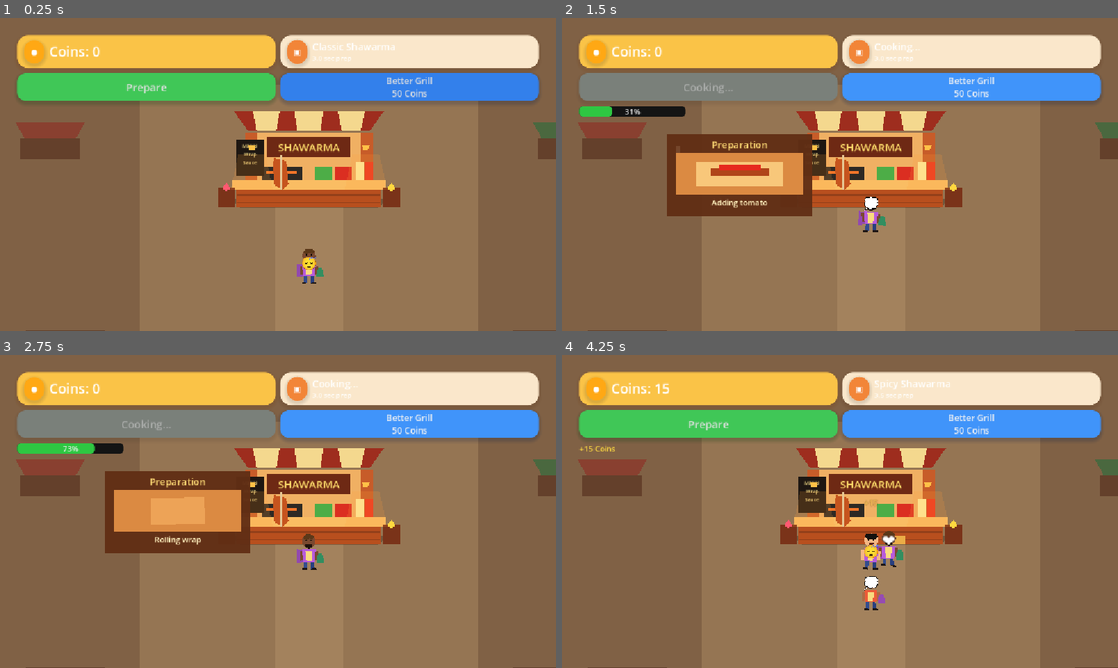
Above: before the commit, frames 1-4 (two rows, left to right).
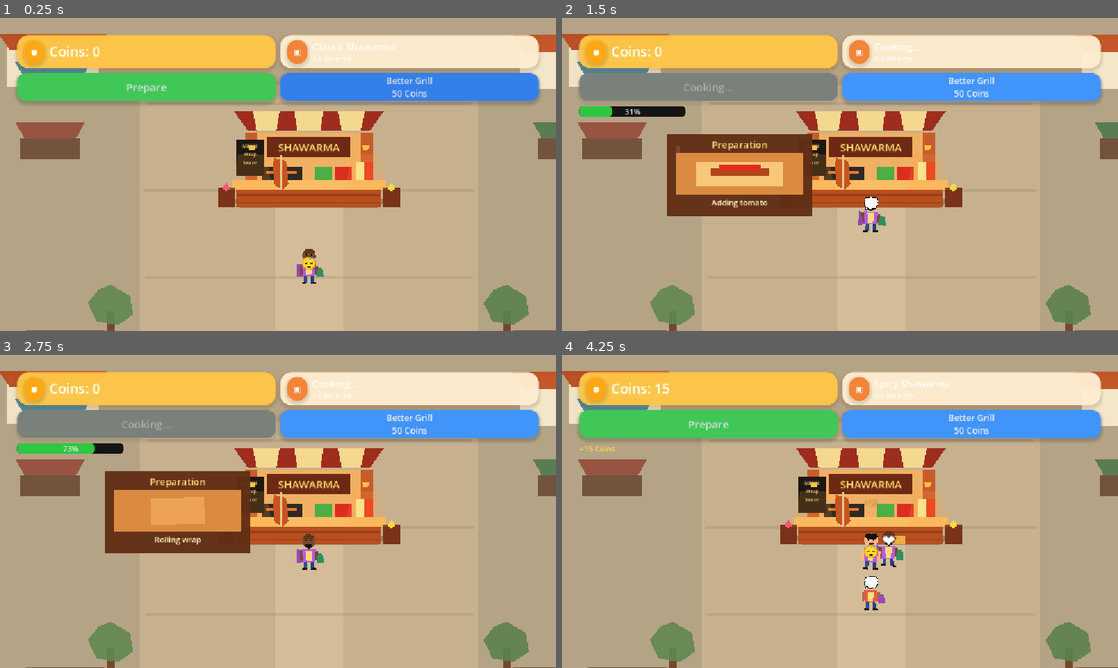
Above: after the commit, the same moments.

Repository: pyto159/ShawarmaEmpire
Game: Godot game, scene res://Scenes/Main.tscn
The game is run twice, just before and just after one commit, with the same random seed, the same clock (stepped at 60 frames per second) and the same inputs.
Inputs:
- Up to frame 1 (0.25 s): no input
- Up to frame 2 (1.5 s): click "Prepare" at 0.5 s; click "Better Grill 50 Coins" at 1.25 s
- Up to frame 3 (2.75 s): click "Better Grill 50 Coins" at 2 s
- Up to frame 4 (4.25 s): click "Better Grill 50 Coins" at 2.75 s

The runs differ from the first frame. In frame 1, 72% of the frame differs, in the area x 0-100%, y 0-100%; in frame 2, 65%; in frame 3, 65%; in frame 4, 72%.

Commit message:
Add Mediterranean market environment theme

Diff:
--- a/shawarma-empire/Scenes/Main.tscn
+++ b/shawarma-empire/Scenes/Main.tscn
@@ -40,7 +40,7 @@
 anchor_bottom = 1.0
 grow_horizontal = 2
 grow_vertical = 2
-color = Color(0.12, 0.07, 0.04, 1)
+color = Color(0.93, 0.72, 0.45, 1)
 
 [node name="HUDLayer" type="CanvasLayer" parent="."]
 layer = 100
@@ -57,26 +57,26 @@
 [node name="BackgroundLayer" type="Node2D" parent="World"]
 z_index = -50
 
-[node name="EveningGlow" type="ColorRect" parent="World/BackgroundLayer"]
+[node name="SunlitSkyWash" type="ColorRect" parent="World/BackgroundLayer"]
 mouse_filter = 2
 offset_right = 1280.0
 offset_bottom = 720.0
-color = Color(0.32, 0.19, 0.11, 1)
-
-[node name="CornerShadeTopLeft" type="Polygon2D" parent="World/BackgroundLayer"]
-color = Color(0.06, 0.035, 0.025, 0.34)
+color = Color(0.98, 0.74, 0.43, 1)
+
+[node name="WarmSunCornerTopLeft" type="Polygon2D" parent="World/BackgroundLayer"]
+color = Color(1, 0.86, 0.5, 0.28)
 polygon = PackedVector2Array(0, 0, 340, 0, 0, 240)
 
-[node name="CornerShadeTopRight" type="Polygon2D" parent="World/BackgroundLayer"]
-color = Color(0.06, 0.035, 0.025, 0.3)
+[node name="WarmSunCornerTopRight" type="Polygon2D" parent="World/BackgroundLayer"]
+color = Color(1, 0.88, 0.56, 0.22)
 polygon = PackedVector2Array(1280, 0, 940, 0, 1280, 250)
 
-[node name="CornerShadeBottomLeft" type="Polygon2D" parent="World/BackgroundLayer"]
-color = Color(0.06, 0.035, 0.025, 0.28)
+[node name="SoftShadeBottomLeft" type="Polygon2D" parent="World/BackgroundLayer"]
+color = Color(0.48, 0.31, 0.17, 0.16)
 polygon = PackedVector2Array(0, 720, 330, 720, 0, 500)
 
-[node name="CornerShadeBottomRight" type="Polygon2D" parent="World/BackgroundLayer"]
-color = Color(0.06, 0.035, 0.025, 0.32)
+[node name="SoftShadeBottomRight" type="Polygon2D" parent="World/BackgroundLayer"]
+color = Color(0.48, 0.31, 0.17, 0.18)
 polygon = PackedVector2Array(1280, 720, 940, 720, 1280, 480)
 
 [node name="GroundLayer" type="Node2D" parent="World"]
@@ -86,7 +86,7 @@
 mouse_filter = 2
 offset_right = 1280.0
 offset_bottom = 720.0
-color = Color(0.5, 0.38, 0.27, 1)
+color = Color(0.71, 0.64, 0.52, 1)
 
 [node name="ClearGameplayArea" type="ColorRect" parent="World/GroundLayer"]
 mouse_filter = 2
@@ -94,7 +94,7 @@
 offset_top = 138.0
 offset_right = 990.0
 offset_bottom = 704.0
-color = Color(0.61, 0.48, 0.34, 0.78)
+color = Color(0.79, 0.7, 0.56, 0.86)
 
 [node name="ServiceLane" type="ColorRect" parent="World/GroundLayer"]
 mouse_filter = 2
@@ -102,7 +102,34 @@
 offset_top = 338.0
 offset_right = 710.0
 offset_bottom = 704.0
-color = Color(0.66, 0.53, 0.38, 0.72)
+color = Color(0.84, 0.75, 0.6, 0.78)
+
+[node name="StonePaverRows" type="Node2D" parent="World/GroundLayer"]
+z_index = 1
+
+[node name="PaverRowTop" type="ColorRect" parent="World/GroundLayer/StonePaverRows"]
+mouse_filter = 2
+offset_left = 304.0
+offset_top = 174.0
+offset_right = 976.0
+offset_bottom = 180.0
+color = Color(0.58, 0.51, 0.42, 0.32)
+
+[node name="PaverRowMiddle" type="ColorRect" parent="World/GroundLayer/StonePaverRows"]
+mouse_filter = 2
+offset_left = 296.0
+offset_top = 354.0
+offset_right = 984.0
+offset_bottom = 360.0
+color = Color(0.58, 0.51, 0.42, 0.28)
+
+[node name="PaverRowBottom" type="ColorRect" parent="World/GroundLayer/StonePaverRows"]
+mouse_filter = 2
+offset_left = 300.0
+offset_top = 534.0
+offset_right = 980.0
+offset_bottom = 540.0
+color = Color(0.58, 0.51, 0.42, 0.26)
 
 [node name="DecorationsLayer" type="Node2D" parent="World"]
 z_index = -20
@@ -152,6 +179,74 @@
 offset_right = 1226.0
 offset_bottom = 668.0
 color = Color(0.32, 0.19, 0.12, 0.68)
+
+
+[node name="LeftPlasterBuilding" type="Node2D" parent="World/DecorationsLayer"]
+position = Vector2(110, 88)
+
+[node name="Wall" type="ColorRect" parent="World/DecorationsLayer/LeftPlasterBuilding"]
+mouse_filter = 2
+offset_left = -96.0
+offset_top = -46.0
+offset_right = 96.0
+offset_bottom = 54.0
+color = Color(0.96, 0.91, 0.79, 0.92)
+
+[node name="TerracottaRoof" type="Polygon2D" parent="World/DecorationsLayer/LeftPlasterBuilding"]
+color = Color(0.72, 0.29, 0.13, 0.95)
+polygon = PackedVector2Array(-112, -54, 112, -54, 90, -22, -90, -22)
+
+[node name="CafeAwning" type="Polygon2D" parent="World/DecorationsLayer/LeftPlasterBuilding"]
+position = Vector2(0, 20)
+color = Color(0.16, 0.48, 0.62, 0.82)
+polygon = PackedVector2Array(-78, -16, 78, -16, 62, 12, -62, 12)
+
+[node name="RightPlasterBuilding" type="Node2D" parent="World/DecorationsLayer"]
+position = Vector2(1170, 92)
+
+[node name="Wall" type="ColorRect" parent="World/DecorationsLayer/RightPlasterBuilding"]
+mouse_filter = 2
+offset_left = -92.0
+offset_top = -48.0
+offset_right = 92.0
+offset_bottom = 56.0
+color = Color(0.98, 0.93, 0.82, 0.9)
+
+[node name="TerracottaRoof" type="Polygon2D" parent="World/DecorationsLayer/RightPlasterBuilding"]
+color = Color(0.76, 0.32, 0.14, 0.95)
+polygon = PackedVector2Array(-108, -56, 108, -56, 86, -22, -86, -22)
+
+[node name="OliveTreeLeft" type="Node2D" parent="World/DecorationsLayer"]
+position = Vector2(230, 610)
+
+[node name="Trunk" type="ColorRect" parent="World/DecorationsLayer/OliveTreeLeft"]
+mouse_filter = 2
+offset_left = -8.0
+offset_top = -4.0
+offset_right = 8.0
+offset_bottom = 50.0
+color = Color(0.42, 0.25, 0.13, 0.9)
+
+[node name="Canopy" type="Polygon2D" parent="World/DecorationsLayer/OliveTreeLeft"]
+position = Vector2(0, -12)
+color = Color(0.38, 0.53, 0.31, 0.9)
+polygon = PackedVector2Array(0, -46, 40, -22, 46, 16, 14, 38, -30, 30, -48, -8, -26, -36)
+
+[node name="OliveTreeRight" type="Node2D" parent="World/DecorationsLayer"]
+position = Vector2(1050, 610)
+
+[node name="Trunk" type="ColorRect" parent="World/DecorationsLayer/OliveTreeRight"]
+mouse_filter = 2
+offset_left = -8.0
+offset_top = -4.0
+offset_right = 8.0
+offset_bottom = 50.0
+color = Color(0.42, 0.25, 0.13, 0.9)
+
+[node name="Canopy" type="Polygon2D" parent="World/DecorationsLayer/OliveTreeRight"]
+position = Vector2(0, -12)
+color = Color(0.36, 0.51, 0.3, 0.9)
+polygon = PackedVector2Array(0, -46, 40, -22, 46, 16, 14, 38, -30, 30, -48, -8, -26, -36)
 
 
 [node name="CustomerQueue" type="Node" parent="World"]
Not shown, changed: Docs/ART_STYLE_GUIDE.md
